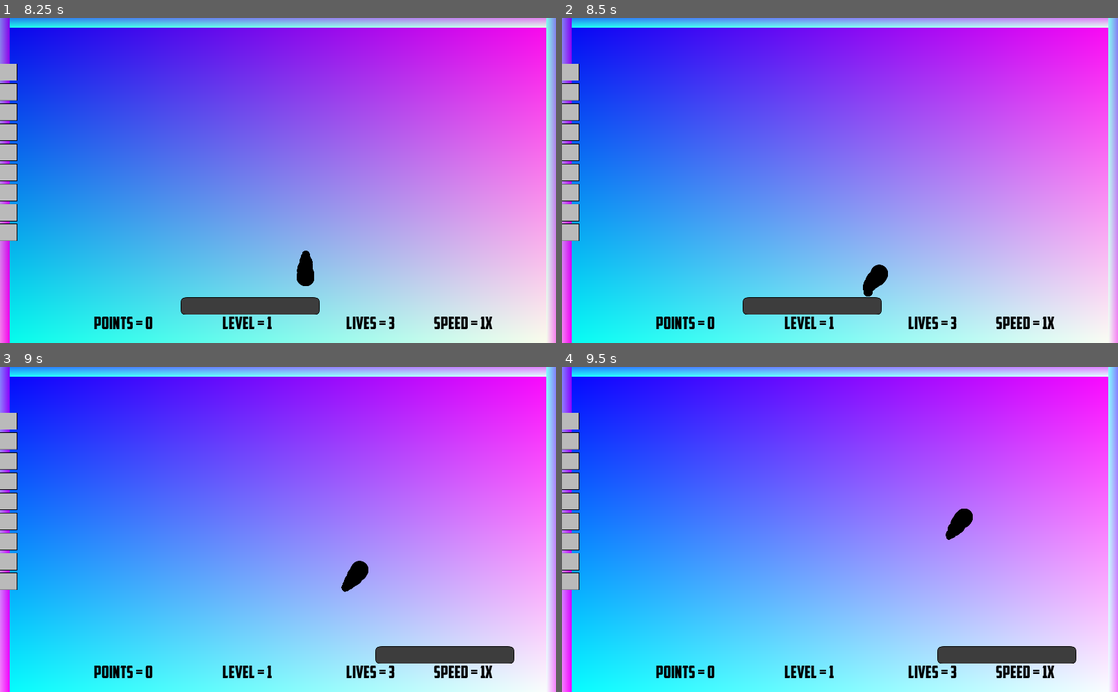
Above: before the commit, frames 1-4 (two rows, left to right).
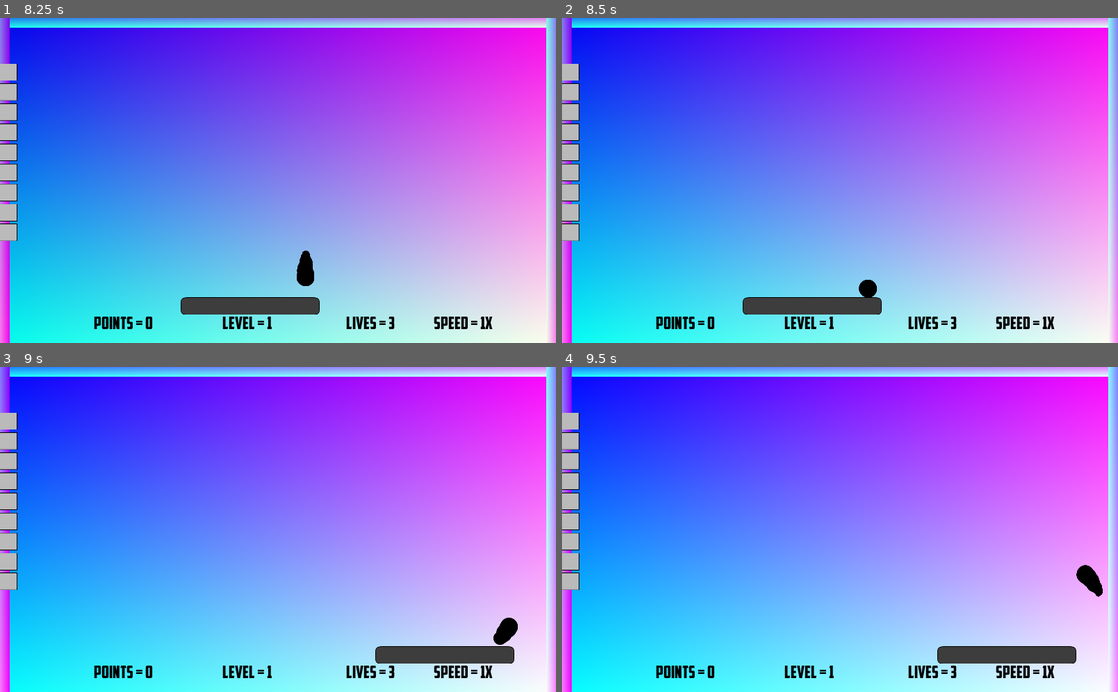
Above: after the commit, the same moments.

Repository: RhetHypo/BrickByBrickPolished
Game: Godot game, scene res://scenes/menus/MainTitle.tscn
Two runs of this game, one before a commit and one after it. Both use one fixed random seed, a clock stepped at 60 frames per second and the inputs below. Sound files missing from this copy of the repository are replaced by a short silence.
Inputs (mouse positions are in pixels of both pictures, inside the frame that each line leads up to):
- Up to frame 1 (8.25 s): move the mouse to (250, 245) at 0.52 s; hold A (A) 0.53-1.28 s; hold Up (ui_up) 0.53-2.03 s; tap D (D) at 0.8, 1.35, 6.05 s; move the mouse to (444, 229) at 1.27 s; tap S (S) at 1.55, 6.8, 7.35 s; tap Enter at 2 s; move the mouse to (111, 131) at 2.02 s; hold Left (ui_left) 2.03-2.75 s; hold S (S) 2.03-2.75 s; tap W (W) at 2.3, 4.35, 7.55, 8.1 s; click "NEW GAME" at 2.75 s; click "NEW GAME" at 3.5 s; move the mouse to (305, 180) at 4.27 s; hold Left (ui_left) 4.28-5.03 s; click (305, 180) at 4.55 s; move the mouse to (194, 99) at 5.02 s; hold Down (ui_down) 5.03-5.78 s; hold A (A) 5.03-5.78 s; click (194, 99) at 5.1 s; move the mouse to (400, 164) at 5.77 s; hold Right (ui_right) 5.78-6.53 s; tap A (A) at 5.85 s; move the mouse to (166, 196) at 6.52 s; hold Up (ui_up) 6.53-7.28 s; hold D (D) 6.53-7.28 s; move the mouse to (333, 109) at 7.27 s; hold Right (ui_right) from 7.28 s (still down); move the mouse to (250, 245) at 8.02 s
- Up to frame 2 (8.5 s): keep holding Right (ui_right); click (812, 245) at 8.3 s
- Up to frame 3 (9 s): keep holding Right (ui_right); move the mouse to (444, 578) at 8.77 s; click (444, 578) at 8.85 s
- Up to frame 4 (9.5 s): keep holding Right (ui_right); tap A (A) at 9.05 s

Frame 1 is identical in both runs. In frame 2, 0.2% of the frame differs, in the area x 53-59%, y 75-86%; in frame 3, 0.5%; in frame 4, 0.5%, in the area x 69-98%, y 43-71%.

Commit message:
Very rough sticky upgrade, fix for level check breaking

Diff:
--- a/scenes/entities/Ball.gd
+++ b/scenes/entities/Ball.gd
@@ -6,9 +6,11 @@
 var temp_speed = 0
 var max_temp_speed = 2000
 var paddle_width = 512
+var temp_alive = false
 
 var angle_cap = 0.75
 var combo = 0
+var laser = false
 
 onready var breakAudio = get_node("breakPlayer")
 onready var paddleAudio = get_node("paddlePlayer")
@@ -40,6 +42,11 @@
 			paddleAudio.pitch_scale = rand_range(0.90,1.1)
 			paddleAudio.play()
 			combo = 0
+		if body.isSticky:
+			self.temp_alive = true
+			body.newBall(self.global_position.x - body.global_position.x)
+			self.call_deferred("queue_free")
+
 		self.apply_central_impulse(Vector2(current_speed * 2 * (self.position.x - body.position.x)/paddle_width,0))
 	elif body.is_in_group("Brick"):
 		if settings.sound_enabled:
@@ -55,13 +62,13 @@
 			temp_speed = max_temp_speed
 		var parent = body.get_parent()
 		var anim = parent.get_node("AnimationPlayer")
-		body.queue_free()
+		body.call_deferred("queue_free")
 		parent.get_node("Tween").interpolate_property(parent, "position:x", parent.position.x, parent.position.x + (parent.position.x-self.position.x)*10, 1, Tween.TRANS_LINEAR, Tween.EASE_IN_OUT)
 		parent.get_node("Tween").interpolate_property(parent, "position:y", parent.position.y, parent.position.y + (parent.position.y-self.position.y)*10, 1, Tween.TRANS_LINEAR, Tween.EASE_IN_OUT)
 		parent.get_node("Tween").start()
 		anim.play("break")
 		yield(anim, "animation_finished")
-		parent.queue_free()
+		parent.call_deferred("queue_free")
 	else:
 		if settings.sound_enabled:
 			wallAudio.volume_db = settings.sound_level - 50
--- a/scenes/entities/Life.gd
+++ b/scenes/entities/Life.gd
@@ -1,5 +1,5 @@
 extends Area2D
 
 func _on_Life_body_exited(body):
-	if get_parent().get_node("Paddle").started && body.has_method("death"):
+	if get_parent().get_node("Paddle").started && body.has_method("death") && !body.temp_alive:
 		body.death()
--- a/scenes/entities/Paddle.gd
+++ b/scenes/entities/Paddle.gd
@@ -6,8 +6,11 @@
 var applied_turbo = non_turbo
 var turbo = 2
 var ballsInPlay = 0
+var isSticky = true
+var paddle_width = 512 #idk
 
 const BALL = preload("res://scenes/entities/Ball.tscn")
+const STARTBALL = preload("res://scenes/entities/StartBall.tscn")
 
 func _ready():
 	pass
@@ -58,20 +61,41 @@
 		newBall.global_position = self.get_node("StartBall").global_position
 		newBall.current_speed = get_parent().active_speed
 		newBall.linear_velocity.y = -get_parent().active_speed
-		self.get_node("StartBall").visible = false
+		#self.get_node("StartBall").visible = false
+		self.get_node("StartBall").call_deferred("queue_free")
 		self.get_parent().add_child(newBall)
 		ballsInPlay = 1
+	else:
+		for child in self.get_children():
+			if child.is_in_group("Stuck"):
+				var newBall = BALL.instance()
+				newBall.global_position = child.global_position
+				newBall.current_speed = get_parent().active_speed
+				newBall.linear_velocity.y = -get_parent().active_speed
+				newBall.apply_central_impulse(Vector2(get_parent().active_speed * 2 * (newBall.position.x - self.position.x)/paddle_width,0))
+				child.call_deferred("queue_free")
+				self.get_parent().add_child(newBall)
 
 func newLife():
 	started = false
-	self.get_node("StartBall").visible = true
+	#self.get_node("StartBall").visible = true
+	var newBall = STARTBALL.instance()
+	newBall.position = Vector2(0,-64)
+	self.add_child(newBall)
 	ballsInPlay = 0
+
+func newBall(position):
+	var newBall = STARTBALL.instance()
+	newBall.position.x = position
+	newBall.position.y = -64
+	self.add_child(newBall)
 
 func upgrade(upgrade = 1):
 	if upgrade == 1:
 		for child in get_parent().get_children():
 			if child.is_in_group("Ball"):
 				var newBall = BALL.instance()
+				newBall.laser = child.laser
 				newBall.global_position = child.global_position
 				newBall.current_speed = child.current_speed
 				newBall.temp_speed = child.temp_speed
@@ -81,3 +105,9 @@
 				ballsInPlay += 1
 	elif upgrade == 2:
 		print(2)
+		self.isSticky = true
+	elif upgrade == 3:
+		print(3)
+		for child in get_parent().get_children():
+			if child.is_in_group("Ball"):
+				child.laser = true
--- a/scenes/entities/Paddle.tscn
+++ b/scenes/entities/Paddle.tscn
@@ -1,10 +1,8 @@
-[gd_scene load_steps=8 format=2]
+[gd_scene load_steps=6 format=2]
 
 [ext_resource path="res://scenes/entities/Paddle.gd" type="Script" id=1]
 [ext_resource path="res://images/paddle.png" type="Texture" id=2]
-[ext_resource path="res://images/ball.png" type="Texture" id=3]
-[ext_resource path="res://images/trail.png" type="Texture" id=4]
-[ext_resource path="res://images/oddStuff/Ball.tres" type="Curve" id=5]
+[ext_resource path="res://scenes/entities/StartBall.tscn" type="PackedScene" id=3]
 
 [sub_resource type="RectangleShape2D" id=1]
 extents = Vector2( 255, 30 )
@@ -34,16 +32,4 @@
 position = Vector2( 0.00012207, -43.9521 )
 shape = SubResource( 2 )
 
-[node name="StartBall" type="Sprite" parent="."]
-modulate = Color( 0, 0, 0, 1 )
-position = Vector2( 0, -64 )
-texture = ExtResource( 3 )
-
-[node name="CPUParticles2D" type="CPUParticles2D" parent="StartBall"]
-amount = 16
-speed_scale = 5.0
-texture = ExtResource( 4 )
-emission_shape = 1
-emission_sphere_radius = 3.0
-gravity = Vector2( 0, 0 )
-scale_amount_curve = ExtResource( 5 )
+[node name="StartBall" parent="." instance=ExtResource( 3 )]
--- /dev/null
+++ b/scenes/entities/StartBall.tscn
@@ -0,0 +1,21 @@
+[gd_scene load_steps=4 format=2]
+
+[ext_resource path="res://images/ball.png" type="Texture" id=1]
+[ext_resource path="res://images/trail.png" type="Texture" id=2]
+[ext_resource path="res://images/oddStuff/Ball.tres" type="Curve" id=3]
+
+[node name="StartBall" type="Sprite" groups=[
+"Stuck",
+]]
+modulate = Color( 0, 0, 0, 1 )
+position = Vector2( 0, -64 )
+texture = ExtResource( 1 )
+
+[node name="CPUParticles2D" type="CPUParticles2D" parent="."]
+amount = 16
+speed_scale = 5.0
+texture = ExtResource( 2 )
+emission_shape = 1
+emission_sphere_radius = 3.0
+gravity = Vector2( 0, 0 )
+scale_amount_curve = ExtResource( 3 )
--- a/scenes/levels/Gamefield.gd
+++ b/scenes/levels/Gamefield.gd
@@ -139,10 +139,14 @@
 		if child.is_in_group("Ball"):
 			update_speed_label(child.linear_velocity.length())
 	var complete = true
+	print("is complete?")
 	for child in self.get_children():
-		if child.is_in_group("Brick"):
+		if child.is_in_group("Brick") and child.get_node_or_null("Brick") != null:
 			complete = false
+			print("no")
+			print(child.name)
 	if complete:
+		print("yes")
 		level += 1
 		update_level(level)
 		generate_bricks()
@@ -186,6 +190,7 @@
 	speed_label.text = "Speed = " + str(stepify(ball_speed/def_speed,0.1)) + "x"
 
 func _on_CompleteCheck_timeout():
+	print("checking level")
 	level_check()
 
 func pause_game():
Not shown, added: export/index.png.import
Not shown, added: export/index.html
Not shown, added: export/index.js
Not shown, added: export/index.pck
Not shown, added: export/index.png
Not shown, added: export/index.wasm
Not shown, added: export/index.zip
